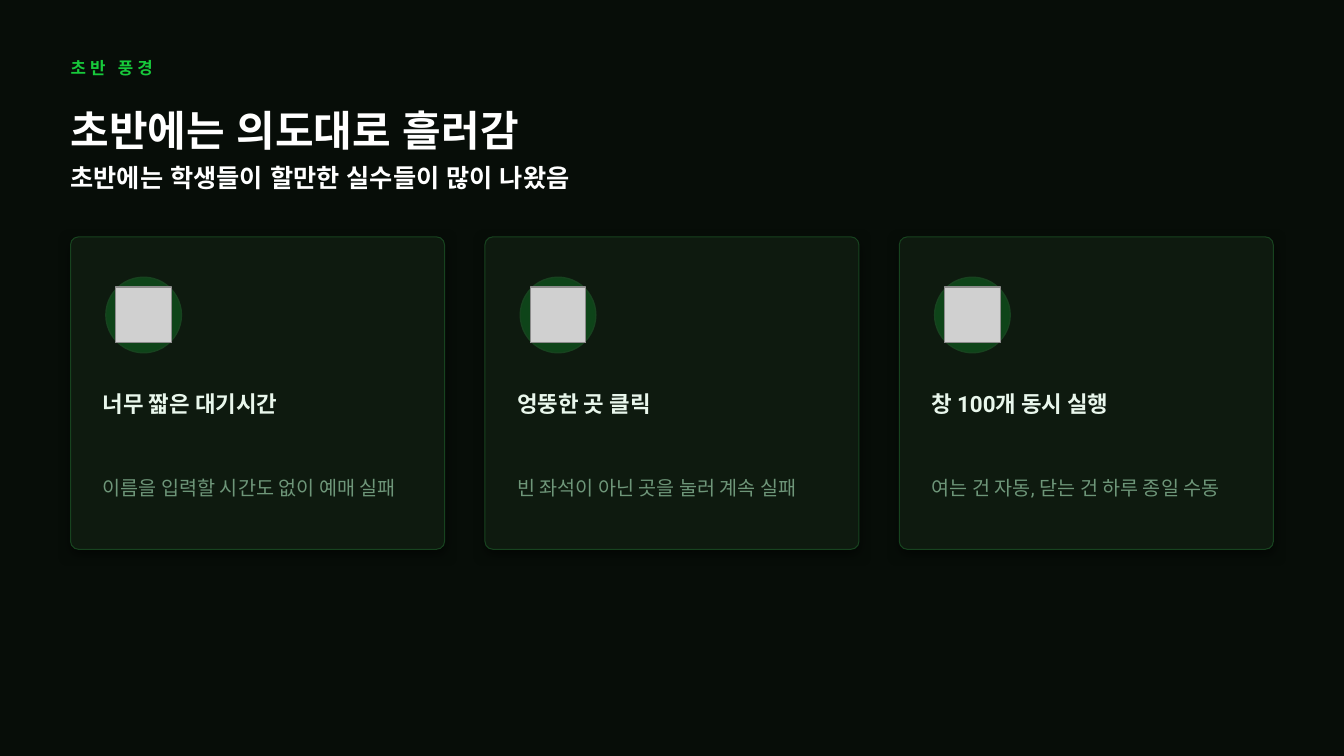
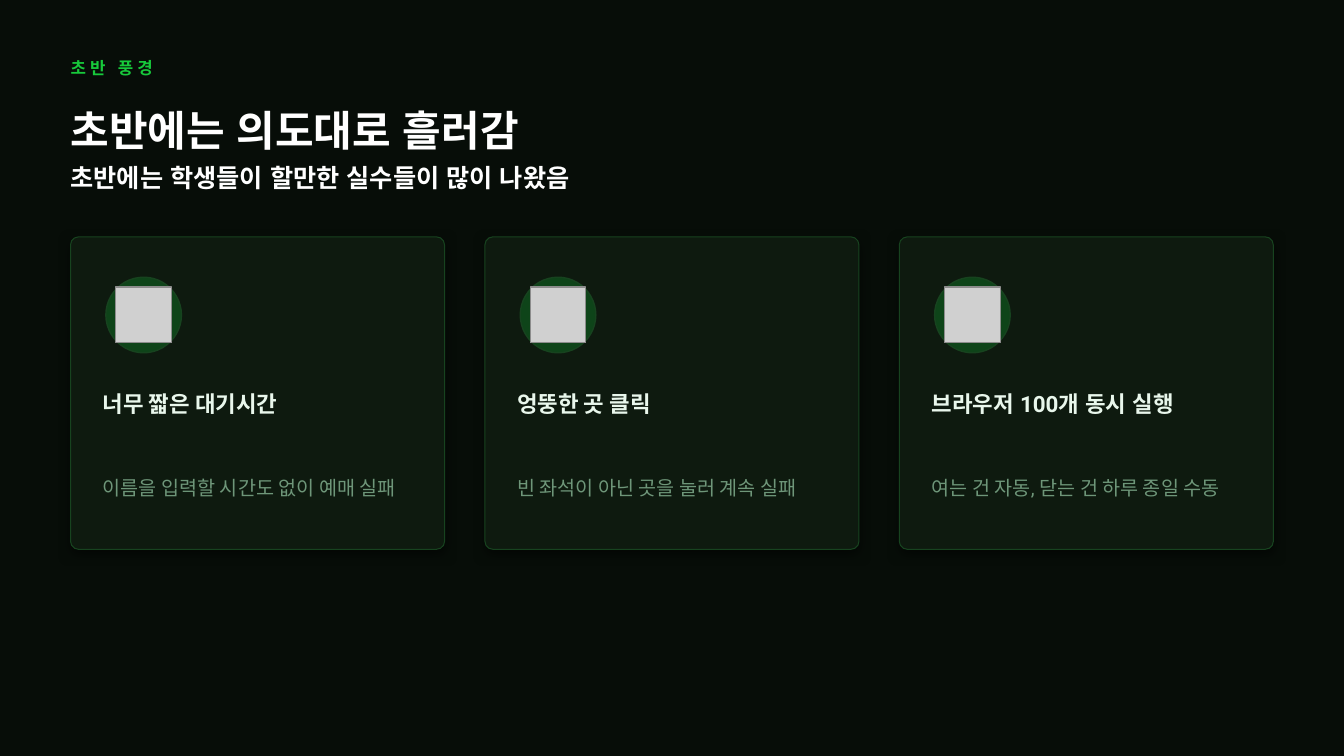
Before and after one commit to shk-cell/Macro_Classroom, a slide deck: slide 6 of AI기반 바이브코딩 시대의 교사역할과 교수학습설계.pptx. Drawn at 1344x756 pixels with LibreOffice and Linux fonts; fonts in the diff are those of the drawing; grey boxes stand for pictures. Boxes give left, top, right and bottom in pixels: in the first picture for what was removed or moved away, otherwise in the second. Text is boxed around its words. In the diff, an @@ line names an element or a change of style, - is before the commit and + after.

```diff
--- a/AI기반 바이브코딩 시대의 교사역할과 교수학습설계.pptx
+++ b/AI기반 바이브코딩 시대의 교사역할과 교수학습설계.pptx
@@ text at box(932, 393, 1174, 414): text changed @@
-창 100개 동시 실행
+브라우저 100개 동시 실행
```
Also in this commit, not shown: 5 other slides changed.
